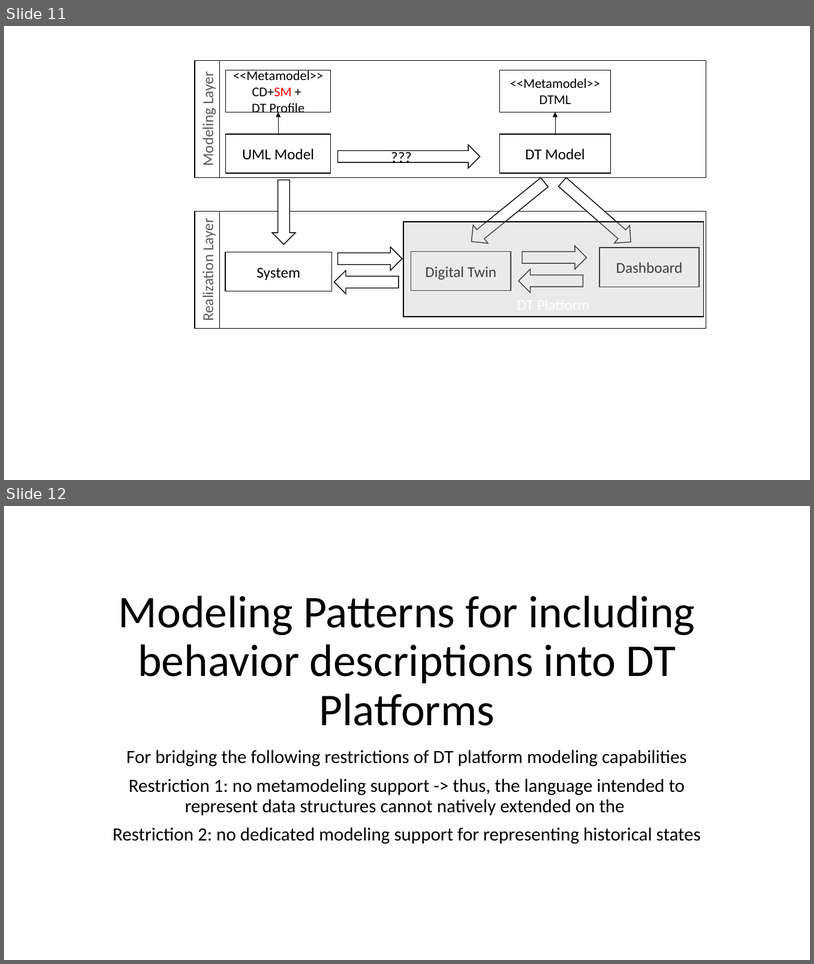
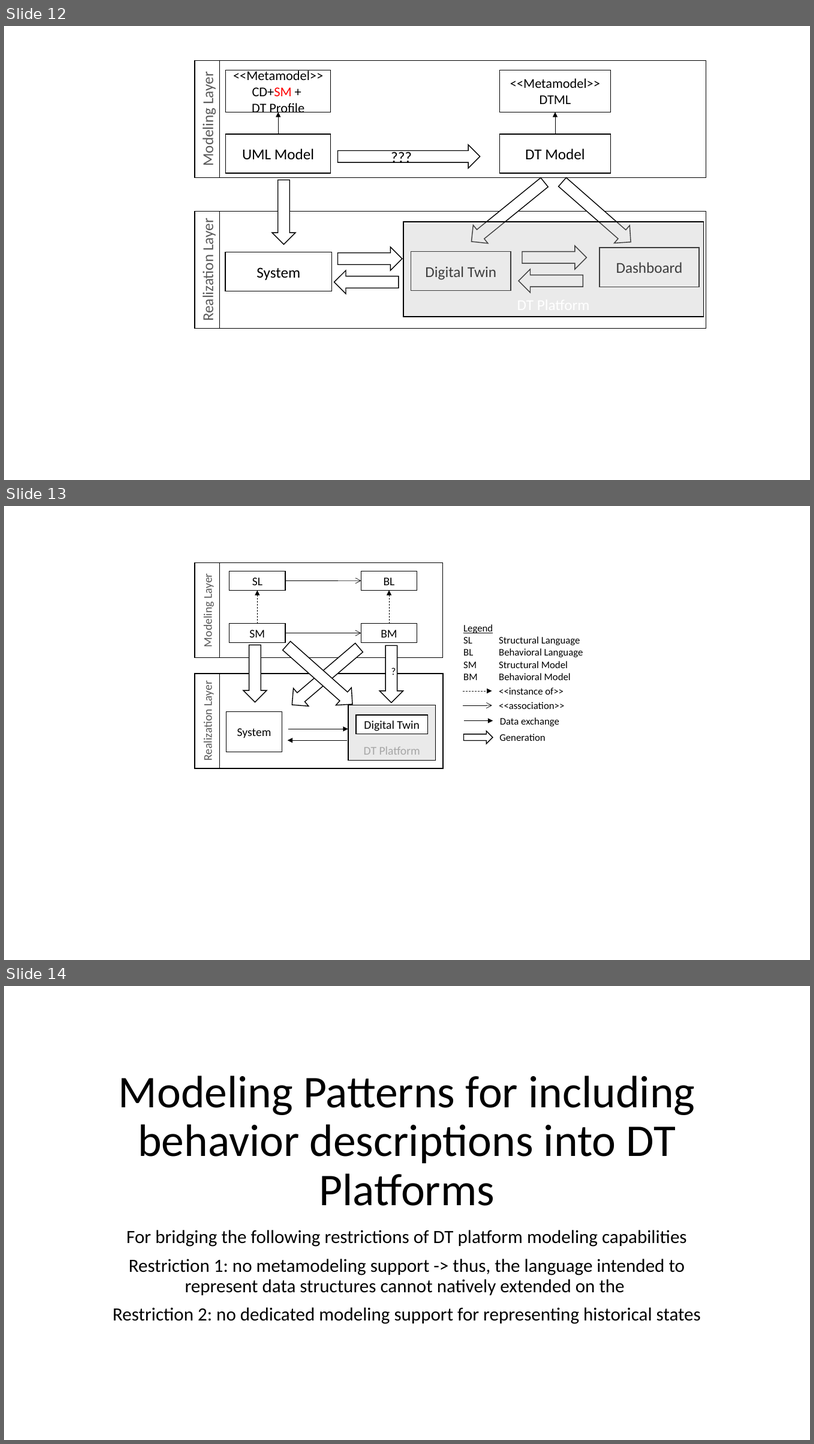
Before and after one commit to cdl-mint/at-journal, a slide deck: figures/2022_AT_Figures.pptx. Shown one above the other, each under a label of ours: slides 11 and 12 before the commit, slides 12, 13 and 14 after it. The pictures are 814x964 and 814x1444 pixels, drawn with LibreOffice and Linux fonts; fonts in the diff are those of the drawing. Boxes give left, top, right and bottom in pixels: in the first picture for what was removed or moved away, otherwise in the second. Text is boxed around its words. In the diff, an @@ line names an element or a change of style, - is before the commit and + after.

```diff
--- a/figures/2022_AT_Figures.pptx
+++ b/figures/2022_AT_Figures.pptx
@@ slide 13 added at (4, 506, 810, 960), background #FFFFFF @@
@@ rectangle added at (195, 563, 443, 658), fill #FFFFFF, outline #000000 1 pt @@
@@ rectangle added at (195, 562, 220, 657), outline #000000 1 pt, 14 pt, text #595959 @@
+Modeling Layer
@@ rectangle added at (230, 571, 285, 590), fill #FFFFFF, outline #000000 1 pt, 14 pt, text #000000 @@
+SL
@@ rectangle added at (362, 571, 417, 590), fill #FFFFFF, outline #000000 1 pt, 14 pt, text #000000 @@
+BL
@@ arrow added from (257, 624) to (257, 590), #000000 0.5 pt dashed @@
@@ arrow added from (285, 580) to (362, 580), #000000 0.5 pt @@
@@ arrow added from (389, 624) to (389, 590), #000000 0.5 pt dashed @@
@@ rectangle added at (230, 624, 285, 642), fill #FFFFFF, outline #000000 1 pt, 14 pt, text #000000 @@
+SM
@@ rectangle added at (362, 624, 417, 642), fill #FFFFFF, outline #000000 1 pt, 14 pt, text #000000 @@
+BM
@@ text added at (464, 624, 584, 680), 12 pt, text #000000 @@
+Legend
+SL Structural Language
+BL Behavioral Language
+SM Structural Model
+BM Behavioral Model
@@ down arrow added at (243, 645, 267, 702), fill #FFFFFF, outline #000000 1 pt @@
@@ down arrow added at (279, 637, 361, 713), fill #FFFFFF, outline #000000 1 pt @@
@@ down arrow added at (285, 639, 368, 714), fill #FFFFFF, outline #000000 1 pt @@
@@ arrow added from (285, 633) to (362, 633), #000000 0.5 pt @@
@@ down arrow added at (380, 645, 403, 702), fill #FFFFFF, outline #000000 1 pt, 12 pt, text #000000 @@
+?
@@ rectangle added at (195, 673, 444, 769), fill #FFFFFF, outline #000000 1 pt @@
@@ rectangle added at (195, 673, 220, 768), outline #000000 1 pt, 14 pt, text #595959 @@
+Realization Layer
@@ arrow added from (463, 691) to (492, 691), #000000 0.5 pt dashed @@
@@ text added at (499, 687, 564, 694), 12 pt, text #000000 @@
+<<instance of>>
@@ text added at (499, 702, 564, 709), 12 pt, text #000000 @@
+<<association>>
@@ rectangle added at (227, 712, 282, 752), fill #FFFFFF, outline #000000 1 pt, 14 pt, text #000000 @@
+System
@@ rectangle added at (348, 705, 436, 760), fill #BFBFBF at 32% opacity, outline #000000 1 pt, 14 pt, text #A6A6A6 @@
+DT Platform
@@ rectangle added at (356, 715, 428, 733), fill #FFFFFF, outline #000000 1 pt, 14 pt, text #000000 @@
+Digital Twin
@@ arrow added from (463, 705) to (492, 705), #000000 0.5 pt @@
@@ arrow added from (464, 721) to (494, 721), #000000 0.5 pt @@
@@ text added at (500, 717, 560, 726), 12 pt, text #000000 @@
+Data exchange
@@ arrow added from (289, 729) to (348, 729), #000000 0.5 pt @@
@@ down arrow added at (464, 731, 493, 744), fill #FFFFFF, outline #000000 1 pt @@
@@ text added at (500, 733, 545, 741), 12 pt, text #000000 @@
+Generation
@@ arrow added from (347, 740) to (288, 740), #000000 0.5 pt @@
@@ what was slide 11 is now slide 12 @@
@@ what was slide 12 is now slide 14 @@
```
Also in this commit, not shown: 3 slides changed, 1 other slide added, 1 other file.
